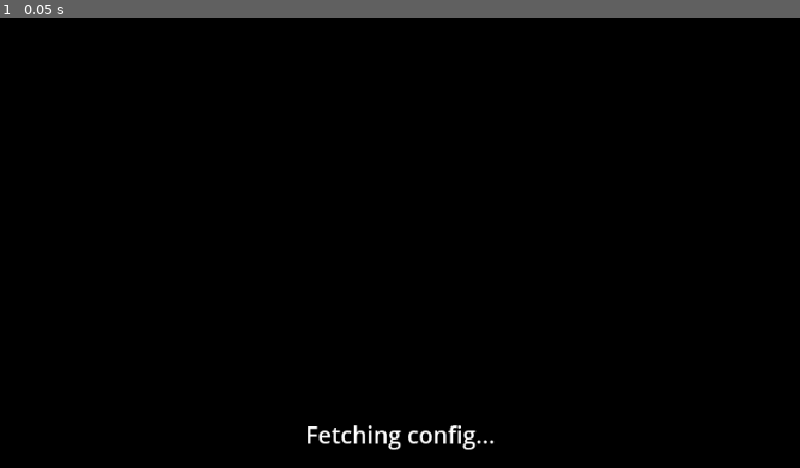
Above: before the commit, frame 1.
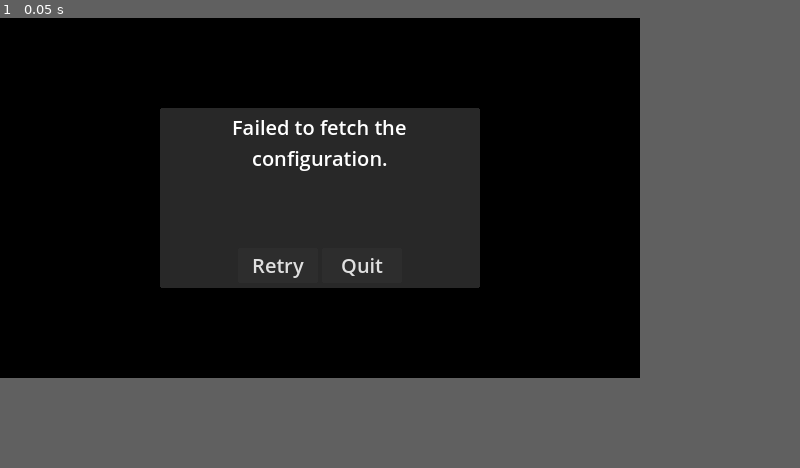
Above: after the commit, the same moment.

Repository: Joy-less/zip-launcher
Game: Godot game, scene res://Scenes/Main.tscn
Same seed, same stepped clock (60 frames per second), same inputs: the game is played once before the commit and once after it.
Inputs:
- Up to frame 1 (0.05 s): no input
In our replay, the window is 800x450 before the commit and 640x360 after it. These sizes can differ from the game's own. Grey fills any space a smaller window leaves; there, only what the larger window draws over its background counts as a difference.

The runs differ from the first frame. In frame 1, 16% of the frame differs, in the area x 20-62%, y 20-96%.
Error before the commit: Trying to assign value of type 'Nil' to a variable of type 'Dictionary'. (res://Scripts/Launcher.gd:49)

Commit message:
Stretch aspect ratio & store config not just version

Diff:
--- a/Source/Scenes/Main.tscn
+++ b/Source/Scenes/Main.tscn
@@ -26,78 +26,112 @@
 quit_button = NodePath("../Background/ChoiceBox/ScrollChoices/Choices/QuitButton")
 
 [node name="Background" type="Panel" parent="."]
-offset_right = 960.0
-offset_bottom = 540.0
+anchors_preset = 15
+anchor_right = 1.0
+anchor_bottom = 1.0
+grow_horizontal = 2
+grow_vertical = 2
 theme_override_styles/panel = SubResource("StyleBoxFlat_sfqnu")
 
 [node name="Thumbnail" type="TextureRect" parent="Background"]
-layout_mode = 0
-offset_right = 960.0
-offset_bottom = 540.0
+layout_mode = 1
+anchors_preset = 15
+anchor_right = 1.0
+anchor_bottom = 1.0
+grow_horizontal = 2
+grow_vertical = 2
 expand_mode = 1
 stretch_mode = 5
 
 [node name="Log" type="Label" parent="Background"]
-layout_mode = 0
-offset_top = 480.0
-offset_right = 960.0
-offset_bottom = 540.0
+layout_mode = 1
+anchors_preset = 12
+anchor_top = 1.0
+anchor_right = 1.0
+anchor_bottom = 1.0
+offset_top = -60.0
+grow_horizontal = 2
+grow_vertical = 0
 label_settings = SubResource("LabelSettings_4ctri")
 horizontal_alignment = 1
 autowrap_mode = 3
 
 [node name="ProgressBar" type="ProgressBar" parent="Background"]
 visible = false
-layout_mode = 0
-offset_left = 280.0
-offset_top = 480.0
-offset_right = 680.0
-offset_bottom = 510.0
+layout_mode = 1
+anchors_preset = 12
+anchor_top = 1.0
+anchor_right = 1.0
+anchor_bottom = 1.0
+offset_left = 80.0
+offset_top = -50.0
+offset_right = -80.0
+offset_bottom = -20.0
+grow_horizontal = 2
+grow_vertical = 0
 max_value = 1.0
 
 [node name="ChoiceBox" type="Panel" parent="Background"]
 visible = false
-layout_mode = 0
-offset_left = 320.0
-offset_top = 180.0
-offset_right = 640.0
-offset_bottom = 360.0
+layout_mode = 1
+anchors_preset = 8
+anchor_left = 0.5
+anchor_top = 0.5
+anchor_right = 0.5
+anchor_bottom = 0.5
+offset_left = -160.0
+offset_top = -90.0
+offset_right = 160.0
+offset_bottom = 90.0
+grow_horizontal = 2
+grow_vertical = 2
 mouse_force_pass_scroll_events = false
 
 [node name="ScrollMessage" type="ScrollContainer" parent="Background/ChoiceBox"]
-layout_mode = 0
-offset_left = 2.5
-offset_top = 2.5
-offset_right = 317.5
-offset_bottom = 142.5
+layout_mode = 1
+anchors_preset = 15
+anchor_right = 1.0
+anchor_bottom = 1.0
+offset_left = 5.0
+offset_top = 5.0
+offset_right = -5.0
+offset_bottom = -40.0
+grow_horizontal = 2
+grow_vertical = 2
 
 [node name="Message" type="Label" parent="Background/ChoiceBox/ScrollMessage"]
 custom_minimum_size = Vector2(1, 1)
 layout_mode = 2
 size_flags_horizontal = 3
 size_flags_vertical = 3
+text = "hello"
 label_settings = SubResource("LabelSettings_tqowx")
 horizontal_alignment = 1
 autowrap_mode = 3
 
 [node name="ScrollChoices" type="ScrollContainer" parent="Background/ChoiceBox"]
-layout_mode = 0
-offset_left = 10.0
-offset_top = 142.0
-offset_right = 310.0
-offset_bottom = 180.0
+layout_mode = 1
+anchors_preset = 12
+anchor_top = 1.0
+anchor_right = 1.0
+anchor_bottom = 1.0
+offset_top = -40.0
+offset_bottom = -5.0
+grow_horizontal = 2
+grow_vertical = 0
 
-[node name="Choices" type="HBoxContainer" parent="Background/ChoiceBox/ScrollChoices"]
+[node name="Choices" type="BoxContainer" parent="Background/ChoiceBox/ScrollChoices"]
 layout_mode = 2
 size_flags_horizontal = 3
+size_flags_vertical = 3
 alignment = 1
 
 [node name="RetryButton" type="Button" parent="Background/ChoiceBox/ScrollChoices/Choices"]
-custom_minimum_size = Vector2(80, 30)
+custom_minimum_size = Vector2(80, 0)
 layout_mode = 2
 text = "Retry"
 
 [node name="QuitButton" type="Button" parent="Background/ChoiceBox/ScrollChoices/Choices"]
-custom_minimum_size = Vector2(80, 30)
+custom_minimum_size = Vector2(80, 0)
 layout_mode = 2
 text = "Quit"
--- a/Source/Scripts/File.gd
+++ b/Source/Scripts/File.gd
@@ -1,17 +1,25 @@
 extends Object
 
 static func read(path:String)->String:
-	var file := FileAccess.open(path, FileAccess.READ)
-	if file == null:
-		return ""
+	return FileAccess.get_file_as_string(path)
+#end
+
+static func read_json(path:String)->Variant:
+	var text:String = read(path)
+	if text.is_empty():
+		return null
 	#end
-	return file.get_as_text()
+	return JSON.parse_string(text)
 #end
 
 static func write(path:String, data:String)->void:
 	DirAccess.make_dir_recursive_absolute(path.get_base_dir())
 	var file := FileAccess.open(path, FileAccess.WRITE)
 	file.store_string(data)
+#end
+
+static func write_json(path:String, data:Variant, indent:String = "")->void:
+	write(path, JSON.stringify(data, indent))
 #end
 
 static func delete(path:String)->void:
--- a/Source/Scripts/Launcher.gd
+++ b/Source/Scripts/Launcher.gd
@@ -24,10 +24,10 @@
 var choice:int
 var download_result:int
 
-const game_temp_path:String = "Game.tmp"
-const config_temp_path:String = "Config.tmp"
-const game_directory:String = "Game"
-const version_path:String = "Game/Version"
+const game_temp_path:String = "Game.temp"
+const config_temp_path:String = "Config.temp"
+const game_path:String = "Game"
+const config_path:String = "Game/LauncherConfig.json"
 
 func _enter_tree()->void:
 	# Set custom font, icon and thumbnail
@@ -46,28 +46,40 @@
 	# Fetch config
 	display("FETCHING_CONFIG")
 	await download(config_url, config_temp_path, false)
-	var config:Dictionary = JSON.parse_string(File.read(config_temp_path))
+	var latest_config:Variant = File.read_json(config_temp_path)
 	File.delete(config_temp_path)
 	display()
 
 	# Ensure config received
-	if config == null:
+	if latest_config == null:
 		await display_error("FAILED_FETCH_CONFIG")
 		return
 	#end
 
+	# Get current config
+	var current_config:Variant = File.read_json(config_path)
+
 	# Get current version number
-	var current_version:String = File.read(version_path)
+	var current_version:String = ""
+	if current_config != null:
+		current_version = current_config.get("version")
+		if current_version == null:
+			await display_error("MISSING_VERSION")
+			return
+		#end
+	#end
+
 	# Get latest version number
-	var latest_version:String = config.get("version")
+	var latest_version:String = latest_config.get("version")
 	if latest_version == null:
 		await display_error("MISSING_VERSION")
 		return
 	#end
+
 	# Download latest version if outdated
 	if current_version != latest_version:
 		# Get download URL
-		var download_url:String = config.get(str(platform_name(), "_url"))
+		var download_url:String = latest_config.get(str(platform_name(), "_url"))
 		if download_url == null:
 			await display_error("MISSING_DOWNLOAD_URL")
 			return
@@ -81,23 +93,23 @@
 		# Extract latest file
 		display("EXTRACTING")
 		await get_tree().process_frame
-		File.extract(game_temp_path, game_directory)
+		File.extract(game_temp_path, game_path)
 		display()
 		await get_tree().process_frame
 		# Delete temporary file
 		File.delete(game_temp_path)
-		# Store latest version in downloaded directory
-		File.write(version_path, latest_version)
+		# Store latest config in downloaded directory
+		File.write_json(config_path, latest_config, "\t")
 	#end
 
 	# Get download exe path
-	var download_exe_path:String = config.get(str(platform_name(), "_exe"))
+	var download_exe_path:String = latest_config.get(str(platform_name(), "_exe"))
 	if download_exe_path == null:
 		await display_error("MISSING_DOWNLOAD_EXE")
 		return
 	#end
 	# Run game executable
-	var launch_success:int = OS.create_process(game_directory.path_join(download_exe_path), [
+	var launch_success:int = OS.create_process(game_path.path_join(download_exe_path), [
 		"--",
 		str("--launcher_path=", OS.get_executable_path()),
 		str("--launcher_config_url=", config_url),
--- a/Source/project.godot
+++ b/Source/project.godot
@@ -22,9 +22,10 @@
 
 [display]
 
-window/size/viewport_width=960
-window/size/viewport_height=540
+window/size/viewport_width=640
+window/size/viewport_height=360
 window/stretch/mode="canvas_items"
+window/stretch/aspect="expand"
 
 [dotnet]
 
